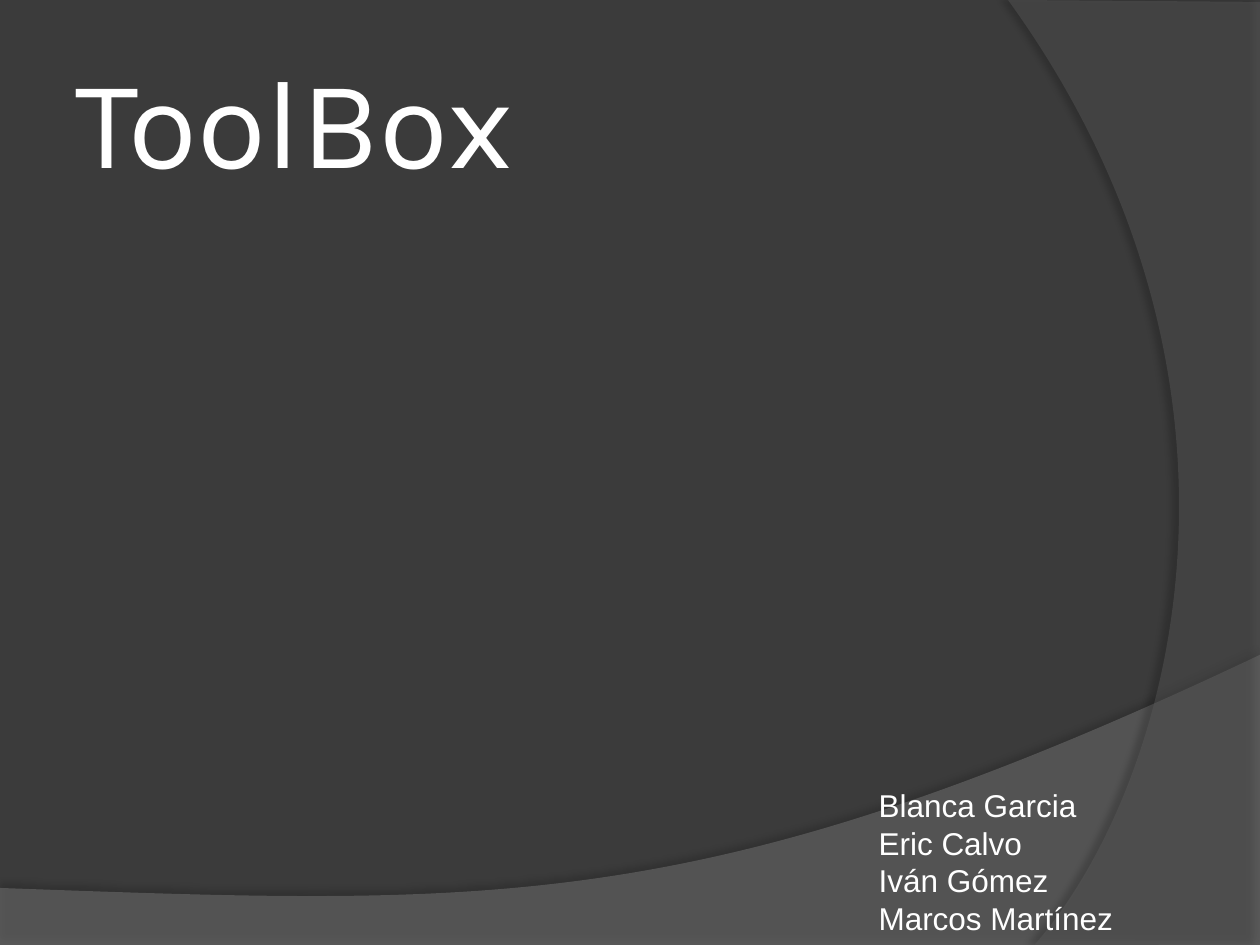
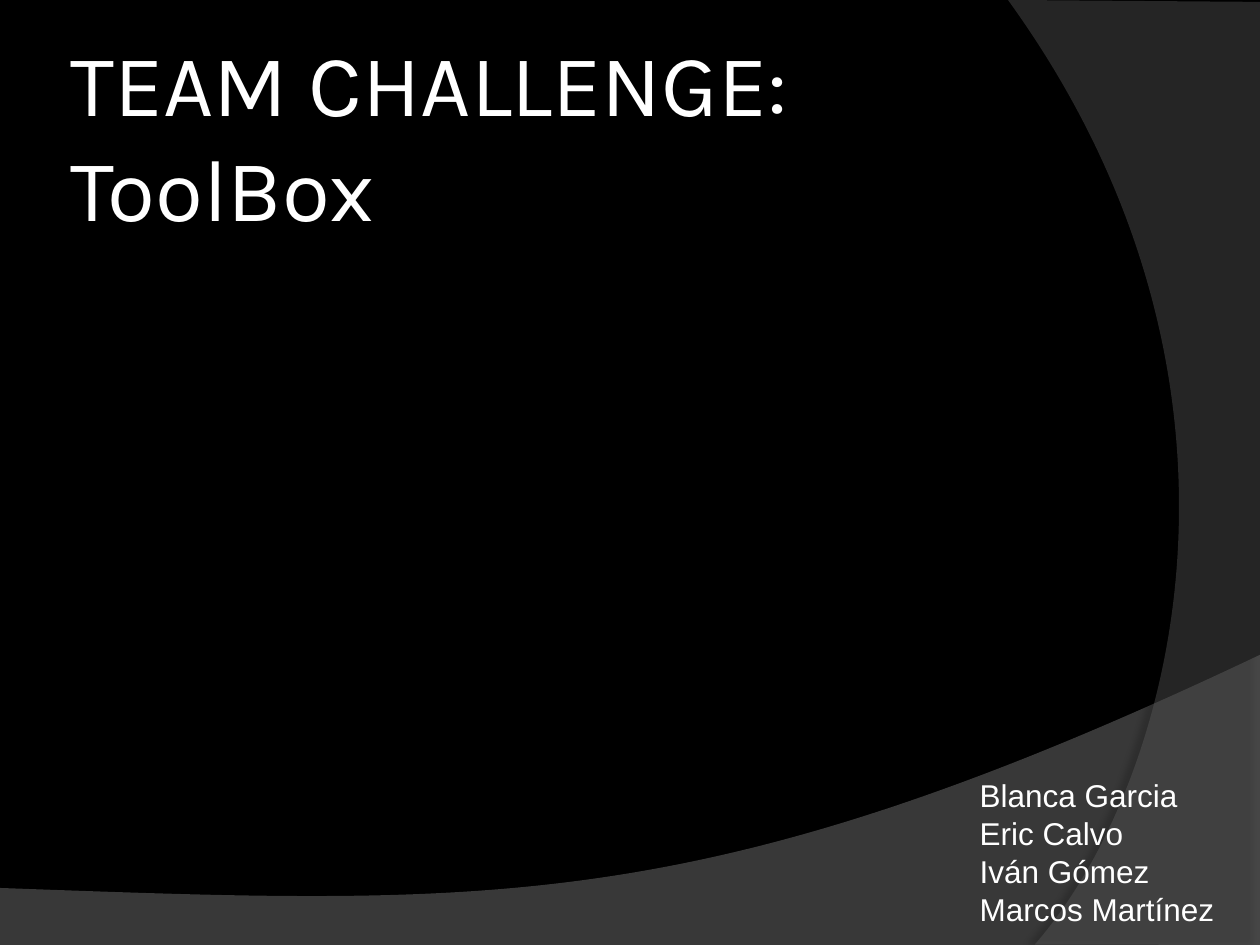
Before and after one commit to Whitee-12/Team_Challenge_ToolBox, a slide deck: slide 1 of Presentacion_team_challenge.pptx. Drawn at 1260x945 pixels with LibreOffice and Linux fonts; fonts in the diff are those of the drawing; background and template pictures are left out. Boxes give left, top, right and bottom in pixels: in the first picture for what was removed or moved away, otherwise in the second. Text is boxed around its words. In the diff, an @@ line names an element or a change of style, - is before the commit and + after.

```diff
--- a/Presentacion_team_challenge.pptx
+++ b/Presentacion_team_challenge.pptx
@@ background #3B3B3B to picture (left out) @@
@@ title at (x1=71, y1=60, x2=788, y2=222): text changed; size 72 to 50 pt @@
-ToolBox
+TEAM CHALLENGE:
+ToolBox
@@ text "Blanca Garcia" moved from (x1=879, y1=794, x2=1112, y2=931) to (x1=980, y1=784, x2=1214, y2=922) @@
```
Also in this commit, not shown: 7 other slides changed.
